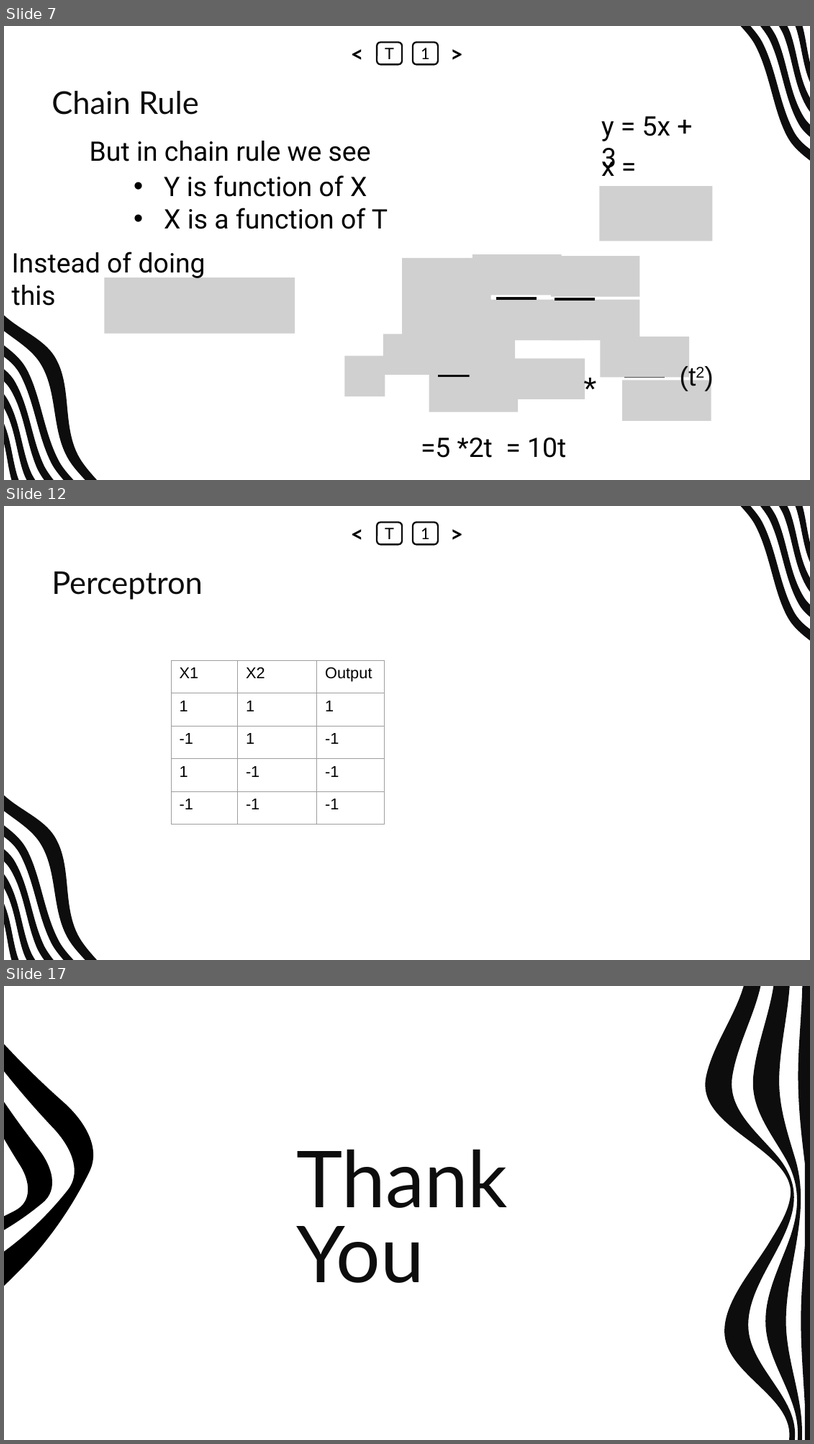
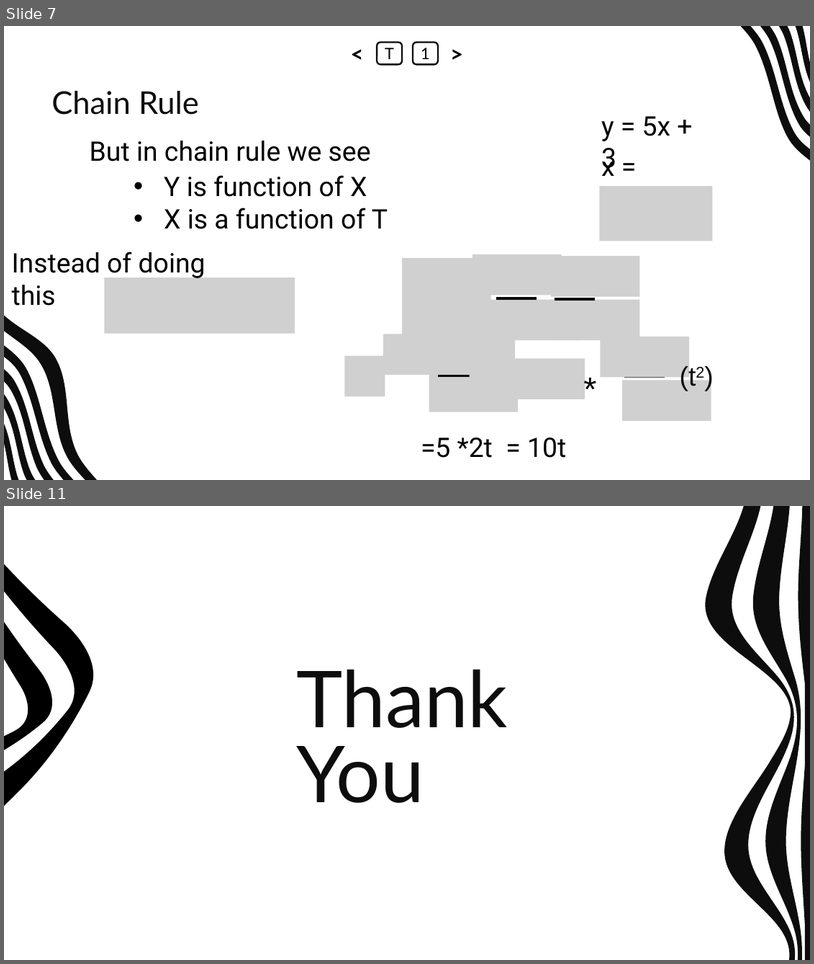
Before and after one commit to abrarhasan3/Green-Uni-All-Academic-Content, a slide deck: CSE 411 Machine Learning/New Slides/ML_CH_11_Back Propagation.pptx. Shown one above the other, each under a label of ours: slides 7, 12 and 17 before the commit, slides 7 and 11 after it; the slides between them are not shown. The pictures are 814x1444 and 814x964 pixels, drawn with LibreOffice and Linux fonts; fonts in the diff are those of the drawing; grey boxes stand for pictures. Boxes give left, top, right and bottom in pixels: in the first picture for what was removed or moved away, otherwise in the second. Text is boxed around its words. In the diff, an @@ line names an element or a change of style, - is before the commit and + after.

```diff
--- a/CSE 411 Machine Learning/New Slides/ML_CH_11_Back Propagation.pptx
+++ b/CSE 411 Machine Learning/New Slides/ML_CH_11_Back Propagation.pptx
@@ slide 12 removed at box(4, 506, 810, 960), background #FFFFFF; not listed: 9 template elements that a slide beside it also shows @@
@@ text removed at box(345, 522, 370, 545) @@
-<
@@ rounded rectangle removed at box(378, 522, 402, 545) @@
-T
@@ rounded rectangle removed at box(413, 522, 438, 545) @@
-1
@@ text removed at box(445, 522, 469, 545) @@
->
@@ title removed at box(52, 571, 203, 600) @@
-Perceptron
@@ table removed at box(172, 661, 384, 824), 5 rows, 3 columns @@
-X1 | X2 | Output
-1 | 1 | 1
--1 | 1 | -1
-1 | -1 | -1
--1 | -1 | -1
@@ what was slide 17 is now slide 11 @@
```
Also in this commit, not shown: 1 slide changed, 2 slides added, 7 other slides removed, 1 other file.
